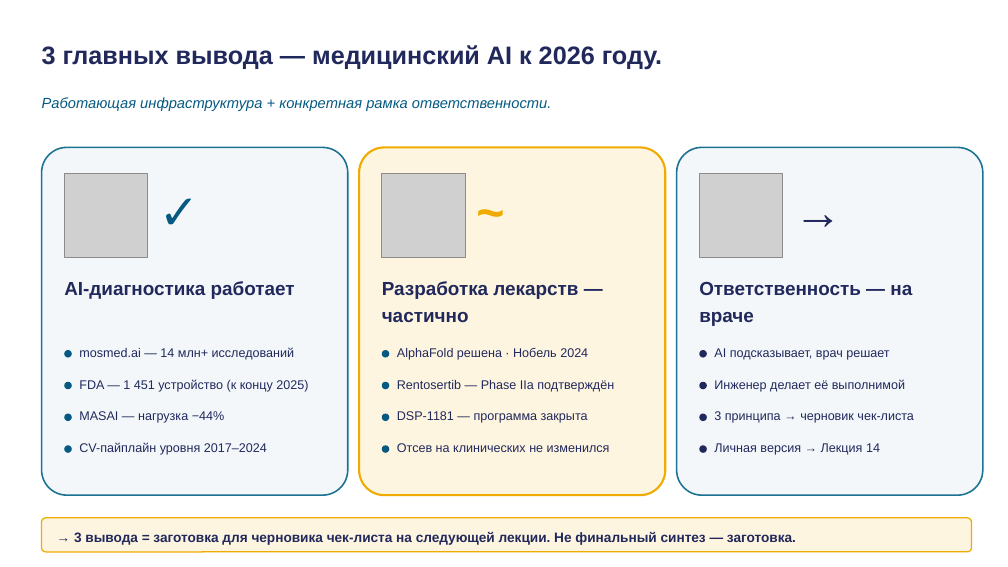
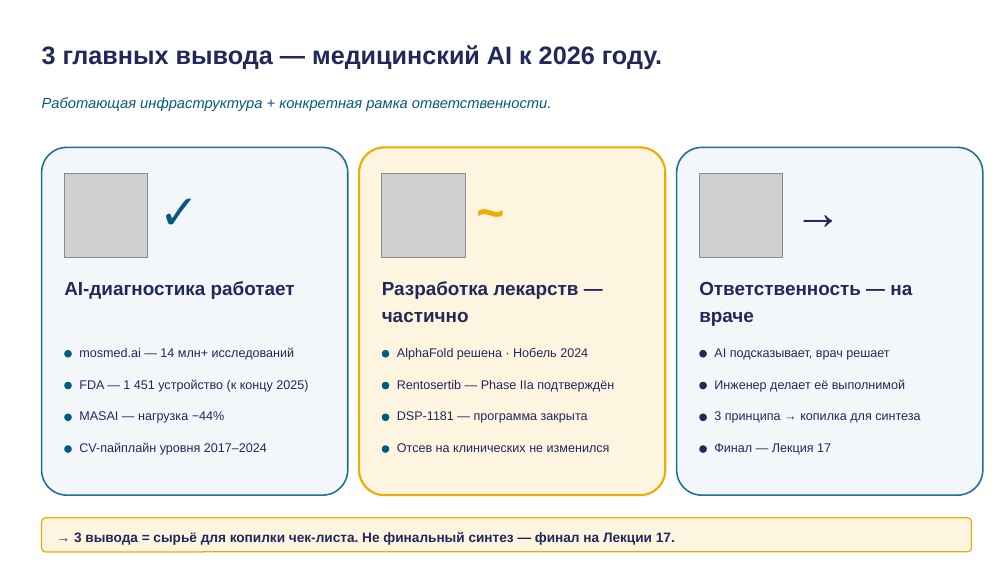
Before and after one commit to tellina-study/AI-usage-lessons, a slide deck: slide 31 of library/lectures/lec-04/rendered/lec-04.pptx. Drawn at 1008x567 pixels with LibreOffice and Linux fonts; fonts in the diff are those of the drawing; grey boxes stand for pictures. Boxes give left, top, right and bottom in pixels: in the first picture for what was removed or moved away, otherwise in the second. Text is boxed around its words. In the diff, an @@ line names an element or a change of style, - is before the commit and + after.

```diff
--- a/library/lectures/lec-04/rendered/lec-04.pptx
+++ b/library/lectures/lec-04/rendered/lec-04.pptx
@@ text at (x1=714, y1=411, x2=920, y2=423): text changed @@
-3 принципа → черновик чек-листа
+3 принципа → копилка для синтеза
@@ text at (x1=714, y1=443, x2=831, y2=455): text changed @@
-Личная версия → Лекция 14
+Финал — Лекция 17
@@ text at (x1=74, y1=532, x2=675, y2=545): text changed @@
-→ 3 вывода = заготовка для черновика чек-листа на следующей лекции. Не финальный синтез — заготовка.
+→ 3 вывода = сырьё для копилки чек-листа. Не финальный синтез — финал на Лекции 17.
```
Also in this commit, not shown: 2 other slides changed, 1 slide added, 1 slide removed, 11 other files.
